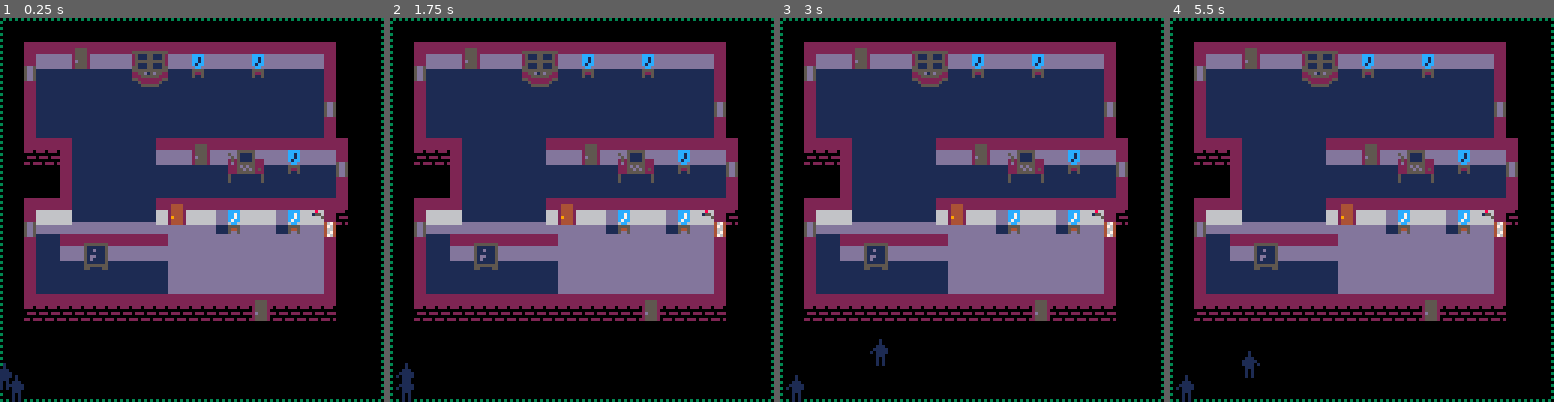
Above: before the commit, frames 1-4 (left to right).
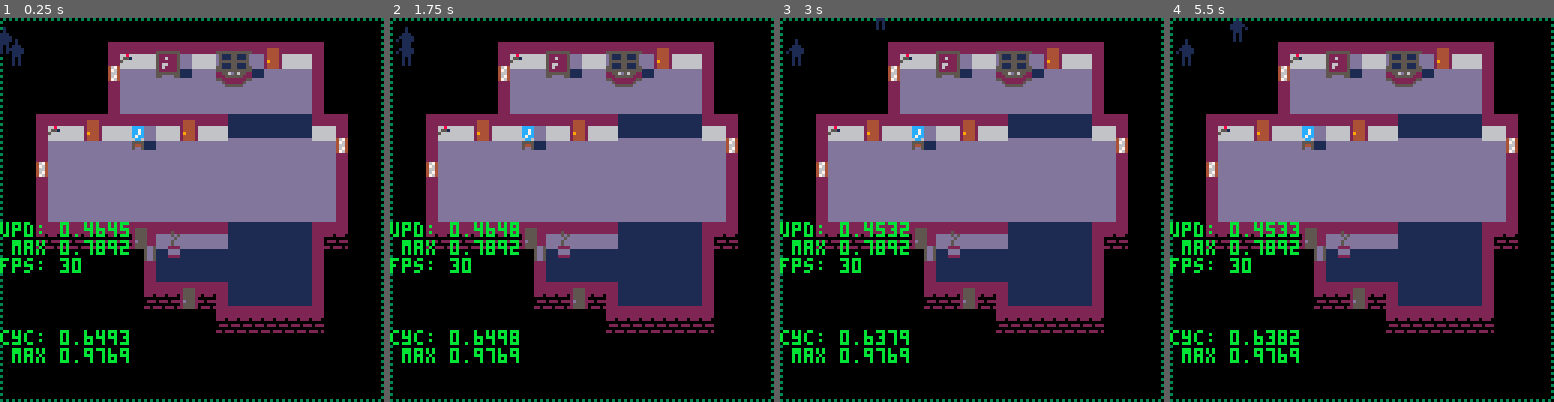
Above: after the commit, the same moments.

Repository: ironchestgames/pico-8-carts
Game: PICO-8 cartridge stealth.p8
Two runs of this game, one before a commit and one after it. Both use one fixed random seed, a clock stepped at 60 frames per second and the inputs below.
Inputs:
- Up to frame 1 (0.25 s): no input
- Up to frame 2 (1.75 s): tap X (X key) at 0.33, 1.07 s; tap O (Z key) at 0.7, 1.7 s; hold Right from 1.6 s (still down)
- Up to frame 3 (3 s): tap X (X key) at 1.85, 2.97 s; release Right at 2.1 s; tap O (Z key) at 2.1, 2.5, 2.9 s; hold Up 2.15-2.42 s; hold Right from 2.47 s (still down)
- Up to frame 4 (5.5 s): release Right at 3.03 s; hold Left 3.08-3.58 s; tap O (Z key) every 0.4 s from 3.3 to 5.3 s; hold Down 3.63-3.97 s; hold Right 4.02-4.68 s; tap X (X key) at 4.08, 5.2 s; hold Up 4.73-5.03 s; hold Left from 5.08 s (still down)

The runs differ from the first frame. In frame 1, 53% of the frame differs, in the area x 0-91%, y 2-100%; in frame 2, 53%; in frame 3, 53%; in frame 4, 53%, in the area x 0-91%, y 0-100%.

Commit message:
stealth - minor token hunting, minor code cleaning

Diff:
--- a/stealth.p8
+++ b/stealth.p8
@@ -66,7 +66,7 @@
 --]]
 
 devfog=not false
-devvalues=false
+devvalues=not false
 
 menuitem(1, 'devfog', function() devfog=not devfog end)
 menuitem(2, 'devvalues', function() devvalues=not devvalues end)
@@ -82,45 +82,45 @@
 end
 
 
--- function testme_calib(name, func, calibrate_func, ...)
---  -- based on https://www.lexaloffle.com/bbs/?pid=60198#p
---  local n = 1024
---  local nd = 128/n*256/60*256
-
---  -- calibrate
---  flip()
---  local unused -- i am not sure why this helps give better results, but it does, so.
-
---  local x,t=stat(1),stat(2)
---  for i=1,n do
---    calibrate_func(...)
---  end
---  local y,u=stat(1),stat(2)
-
---  -- measure
---  for i=1,n do
---    func(...)
---  end
---  local z,v=stat(1),stat(2)
-
---  -- report
---  local function c(t0,t1,t2)
---   return(t0+t2-2*t1)*nd*2 end -- *2 for 0.2.x
-
---  local s=name.." :"
---  local lc=c(x-t,y-u,z-v)
---  if (lc != 0) s..=" lua="..lc
---  local sc=c(t,u,v)
---  if (sc != 0) s..=" sys="..sc
-
---  print(s) -- no paging, so not very useful, but.
---  debug(s)
--- end
-
--- function testme(name, func, ...)
---  func()
---  -- return testme_calib(name, func, function() end, ...)
--- end
+function testme_calib(name, func, calibrate_func, ...)
+ -- based on https://www.lexaloffle.com/bbs/?pid=60198#p
+ local n = 1024
+ local nd = 128/n*256/60*256
+
+ -- calibrate
+ flip()
+ local unused -- i am not sure why this helps give better results, but it does, so.
+
+ local x,t=stat(1),stat(2)
+ for i=1,n do
+   calibrate_func(...)
+ end
+ local y,u=stat(1),stat(2)
+
+ -- measure
+ for i=1,n do
+   func(...)
+ end
+ local z,v=stat(1),stat(2)
+
+ -- report
+ local function c(t0,t1,t2)
+  return(t0+t2-2*t1)*nd*2 end -- *2 for 0.2.x
+
+ local s=name.." :"
+ local lc=c(x-t,y-u,z-v)
+ if (lc != 0) s..=" lua="..lc
+ local sc=c(t,u,v)
+ if (sc != 0) s..=" sys="..sc
+
+ print(s) -- no paging, so not very useful, but.
+ debug(s)
+end
+
+function testme(name, func, ...)
+ func()
+ -- return testme_calib(name, func, function() end, ...)
+end
 
 -- set auto-repeat delay for btnp
 poke(0x5f5c, 5)
@@ -790,7 +790,7 @@
 
 
 local seed=flr(rnd()*10000)
--- seed=5008
+seed=5008
 -- seed=2685
 -- seed=227
 -- seed=9399
@@ -1612,64 +1612,44 @@
      _y+=_d.y
      if _y < 32 and _y >= 0 and _x < 32 and _x >= 0 then
       fog[_y*32+_x]=0
-     end
-    end
-   end
-  end
- end
-
- -- -- remove fog from open doors
- -- for _d in all(doors) do
- --  if _d.state == 1 then
- --   fog[(_d.y+1)*32+_d.x]=0
- --   fog[(_d.y-2)*32+_d.x]=0
- --  end
- -- end
+     else
+      break
+     end
+    end
+   end
+  end
+ end
 
  -- remove fog from holding guards
  for _g in all(guards) do
   if _g.state == 'holding' then
-   fog[(_g.y-2)*32+_g.x-1]=0
-   fog[(_g.y-2)*32+_g.x]=0
-   fog[(_g.y-2)*32+_g.x+1]=0
-   fog[(_g.y-1)*32+_g.x-2]=0
-   fog[(_g.y-1)*32+_g.x-1]=0
-   fog[(_g.y-1)*32+_g.x]=0
-   fog[(_g.y-1)*32+_g.x+1]=0
-   fog[(_g.y-1)*32+_g.x+2]=0
-   fog[_g.y*32+_g.x-2]=0
-   fog[_g.y*32+_g.x-1]=0
-   fog[_g.y*32+_g.x]=0
-   fog[_g.y*32+_g.x+1]=0
-   fog[_g.y*32+_g.x+2]=0
-   fog[(_g.y+1)*32+_g.x-2]=0
-   fog[(_g.y+1)*32+_g.x-1]=0
-   fog[(_g.y+1)*32+_g.x]=0
-   fog[(_g.y+1)*32+_g.x+1]=0
-   fog[(_g.y+1)*32+_g.x+2]=0
-   fog[(_g.y+2)*32+_g.x-1]=0
-   fog[(_g.y+2)*32+_g.x]=0
-   fog[(_g.y+2)*32+_g.x+1]=0
+   local _i=_g.y*32+_g.x
+   for _ghd in all(guardsholdingdeltas) do
+    fog[_i+_ghd]=0
+   end
   end
  end
 
  -- remove fog from walls
  for _i=0,arslen do
-   if fog[_i+32] == 0 and floor[_i] == 2 and floor[_i+32] == 2 then
-    fog[_i]=0
-   end
+  if fog[_i+32] == 0 and floor[_i] == 2 and floor[_i+32] == 2 then
+   fog[_i]=0
+  end
  end
 
 end
 
 
 function _update()
- -- testme('gameupdate', gameupdate)
- gameupdate()
-end
-
+ testme('gameupdate', gameupdate)
+ -- gameupdate()
+end
 
 function _draw()
+ testme('gamedraw', gamedraw)
+end
+
+function gamedraw()
  gupd=stat(1)
  gupdmax=max(gupd,gupdmax)
 
@@ -1682,12 +1662,12 @@
  end
 
  local _lightcols={[0]=1,13,2}
- for _i=32*32,0,-1 do
+ for _i=arslen,0,-1 do
 
   -- draw floor
   local _tile=floor[_i]
+  local _l=light[_i]
   local _x,_y=_i&31,_i\32
-  local _l=light[_y*32+_x]
   local _sx,_sy=_x*4,_y*4
 
   local _col=_tile
@@ -1697,15 +1677,12 @@
   rectfill(_sx,_sy,_sx+3,_sy+3,_col)
 
   -- draw walls
-  local _y1=_y+1
   if _tile == 2 then
-   if _y < 32 then
-    local _tilebelow=floor[_y1*32+_x]
-    if _tilebelow == 0 then -- todo: maybe remove this, maybe it shouldn't be possible to have light outside
-     sspr(12,104+_l*5,4,5,_sx,_sy)
-    elseif _tilebelow == 1 then
-     rectfill(_sx,_sy,_sx+3,_sy+4,13-7*_l)
-    end
+   local _tilebelow=floor[_i+32]
+   if _tilebelow == 0 then -- todo: maybe remove this, maybe it shouldn't be possible to have light outside
+    sspr(12,104+_l*5,4,5,_sx,_sy)
+   elseif _tilebelow == 1 then
+    rectfill(_sx,_sy,_sx+3,_sy+4,13-7*_l)
    end
   end
  end
@@ -1727,11 +1704,7 @@
    local _l=light[_i]
    sspr(_o.typ*4,_l*13,4,13,_x*4,_y*4-5)
   end
- end
-
- -- objs.draw
- for _i=0,arslen do
-  local _o=objs[_i]
+  _o=objs[_i-1]
   if _o and _o.draw then
    _o.draw()
   end
@@ -1739,11 +1712,11 @@
 
  -- draw cameras
  for _c in all(cameras) do
-  local _sx=32
+  local _sx=8
   if floor[_c.y*32+_c.x+1] == 2 then -- todo: make so cameras can be set anywhere on wall
-   _sx=36
-  end
-  sspr(_sx,104+_c.state*3,4,3,_c.x*4,_c.y*4-4)
+   _sx=12
+  end
+  sspr(_sx,116+_c.state*3,4,3,_c.x*4,_c.y*4-4)
  end
 
  for _y=0,31 do
Not shown, changed: 38 lines of the sprite sheet (__gfx__) section of stealth.p8
